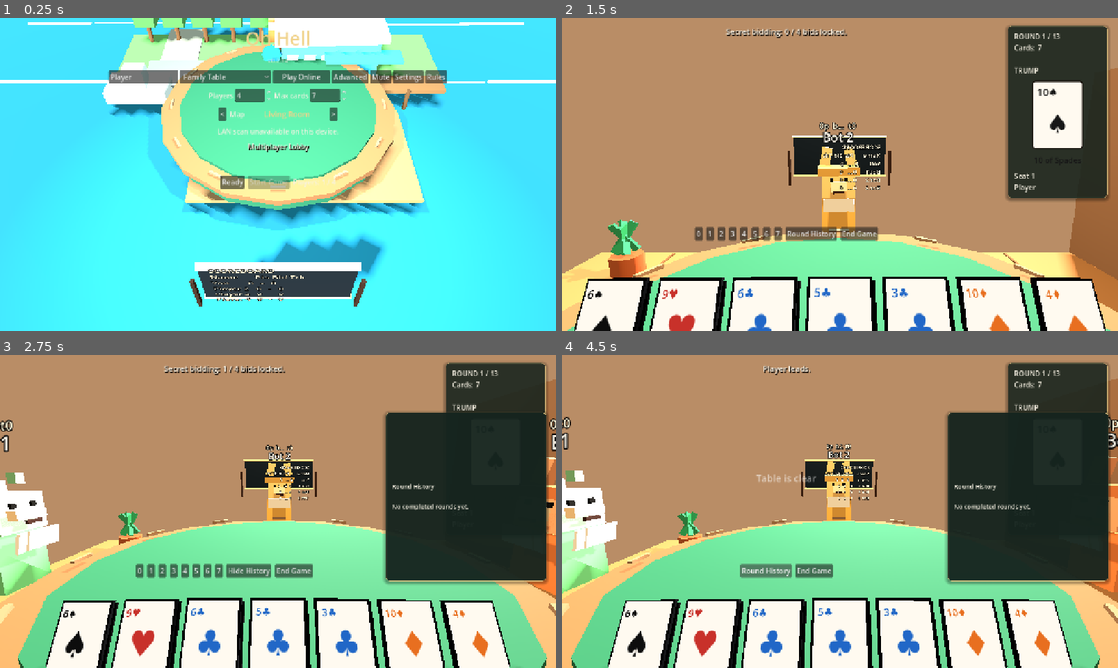
Above: before the commit, frames 1-4 (two rows, left to right).
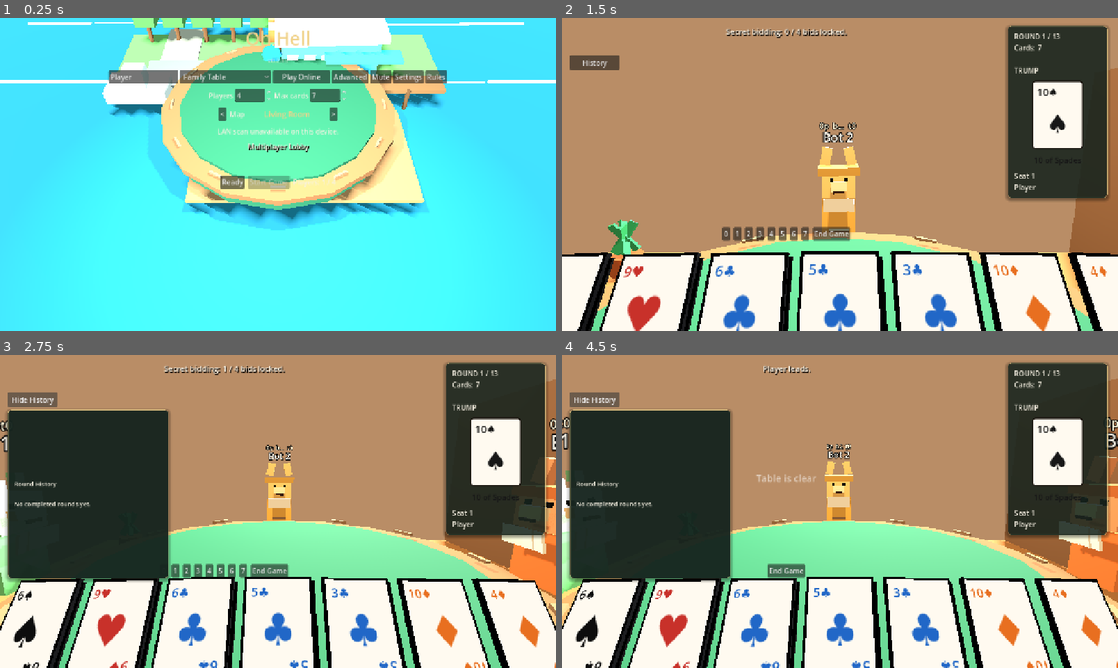
Above: after the commit, the same moments.

Repository: JordanOakFox/oh-hell-godot
Game: Godot game, scene res://scenes/main.tscn
Same seed, same stepped clock (60 frames per second), same inputs: the game is played once before the commit and once after it.
Inputs:
- Up to frame 1 (0.25 s): no input
- Up to frame 2 (1.5 s): click "Ready" at 0.5 s; click "Start Game" at 1.25 s
- Up to frame 3 (2.75 s): click "Round History" (after the commit: "History") at 2 s
- Up to frame 4 (4.5 s): click "Hide History" at 2.75 s; click "0" at 3.5 s; click "Round History" (after the commit: "History") at 4.25 s

The runs differ from the first frame. In frame 1, 5.1% of the frame differs, in the area x 34-70%, y 13-93%; in frame 2, 21%; in frame 3, 49%; in frame 4, 49%, in the area x 0-100%, y 12-100%.

Commit message:
Add tab scoreboard and turn indicator

Diff:
--- a/scripts/main.gd
+++ b/scripts/main.gd
@@ -1,7 +1,7 @@
 extends Control
 
 const STARTING_NAMES := ["Player 1", "Player 2", "Player 3", "Player 4"]
-const GAME_VERSION := "0.2.14"
+const GAME_VERSION := "0.2.15"
 const ANIMAL_IDS := ["bunny", "lizard", "lion", "tiger", "bear", "fox", "dog", "cat"]
 const BOT_PERSONALITY_IDS := ["casual", "smart", "ruthless"]
 const BOT_PERSONALITY_NAMES := {
@@ -79,6 +79,7 @@
 var settings_visible := false
 var rules_visible := false
 var round_history_visible := false
+var scoreboard_visible := false
 var last_sound_serial := 0
 
 var title_label: Label
@@ -102,6 +103,7 @@
 var animal_picker: OptionButton
 var bot_personality_picker: OptionButton
 var rules_panel: PanelContainer
+var history_button: Button
 var round_history_panel: PanelContainer
 var round_history_label: Label
 var settings_row: HBoxContainer
@@ -154,6 +156,9 @@
 	if event is InputEventKey and event.pressed and not event.echo and event.keycode == KEY_I:
 		_request_hidden_emote()
 		return
+	if event is InputEventKey and event.pressed and not event.echo and event.keycode == KEY_TAB:
+		_toggle_scoreboard()
+		return
 	if view_state.is_empty() or view_state.get("phase", "") != "playing":
 		_set_3d_card_hover(-1)
 		return
@@ -407,11 +412,11 @@
 	rules_margin.add_child(rules_text)
 
 	round_history_panel = PanelContainer.new()
-	round_history_panel.set_anchors_preset(Control.PRESET_TOP_RIGHT)
-	round_history_panel.offset_left = -392
-	round_history_panel.offset_top = 132
-	round_history_panel.offset_right = -22
-	round_history_panel.offset_bottom = 520
+	round_history_panel.set_anchors_preset(Control.PRESET_TOP_LEFT)
+	round_history_panel.offset_left = 18
+	round_history_panel.offset_top = 126
+	round_history_panel.offset_right = 388
+	round_history_panel.offset_bottom = 514
 	round_history_panel.visible = false
 	round_history_panel.add_theme_stylebox_override("panel", _panel_style(Color("#16251ff0"), Color("#f0d28a66"), 8, 1))
 	add_child(round_history_panel)
@@ -428,6 +433,17 @@
 	round_history_label.add_theme_font_size_override("font_size", 14)
 	round_history_label.add_theme_color_override("font_color", Color("#f7f1e3"))
 	round_history_margin.add_child(round_history_label)
+
+	history_button = Button.new()
+	history_button.set_anchors_preset(Control.PRESET_TOP_LEFT)
+	history_button.offset_left = 18
+	history_button.offset_top = 86
+	history_button.offset_right = 132
+	history_button.offset_bottom = 120
+	history_button.text = "History"
+	history_button.visible = false
+	history_button.pressed.connect(_toggle_round_history)
+	add_child(history_button)
 
 	settings_row = HBoxContainer.new()
 	settings_row.alignment = BoxContainer.ALIGNMENT_CENTER
@@ -501,13 +517,16 @@
 	root.add_child(play_row)
 
 	player_hud_panel = PanelContainer.new()
-	player_hud_panel.set_anchors_preset(Control.PRESET_TOP_LEFT)
-	player_hud_panel.offset_left = 18
-	player_hud_panel.offset_top = 118
-	player_hud_panel.offset_right = 342
-	player_hud_panel.offset_bottom = 462
+	player_hud_panel.anchor_left = 0.5
+	player_hud_panel.anchor_top = 0.5
+	player_hud_panel.anchor_right = 0.5
+	player_hud_panel.anchor_bottom = 0.5
+	player_hud_panel.offset_left = -260
+	player_hud_panel.offset_top = -218
+	player_hud_panel.offset_right = 260
+	player_hud_panel.offset_bottom = 218
 	player_hud_panel.mouse_filter = Control.MOUSE_FILTER_IGNORE
-	player_hud_panel.add_theme_stylebox_override("panel", _panel_style(Color("#111a20eb"), Color("#f0d28aaa"), 8, 2))
+	player_hud_panel.add_theme_stylebox_override("panel", _panel_style(Color("#101820f2"), Color("#f0d28acc"), 8, 2))
 	player_hud_panel.visible = false
 	add_child(player_hud_panel)
 
@@ -520,7 +539,7 @@
 
 	left_stats_label = Label.new()
 	left_stats_label.autowrap_mode = TextServer.AUTOWRAP_WORD_SMART
-	left_stats_label.add_theme_font_size_override("font_size", 13)
+	left_stats_label.add_theme_font_size_override("font_size", 16)
 	left_stats_label.add_theme_color_override("font_color", Color("#f7f1e3"))
 	left_stats_label.add_theme_color_override("font_shadow_color", Color("#050807"))
 	left_stats_label.add_theme_constant_override("shadow_offset_x", 1)
@@ -1052,6 +1071,7 @@
 	if map_name_label:
 		map_name_label.text = _selected_map_name()
 	var active_game: bool = view_state.get("phase", "") in ["bidding", "playing", "trick_end", "round_end"]
+	var overlay_phase: bool = view_state.get("phase", "") in ["bidding", "playing", "trick_end", "round_end", "game_end"]
 	if title_label:
 		title_label.visible = view_state.get("phase", "") in ["connecting", "lobby", "game_end"]
 	if version_label:
@@ -1072,7 +1092,11 @@
 		table_view_3d.set_player_hand(local_hand)
 		if table_view_3d.has_method("set_emote_event"):
 			table_view_3d.set_emote_event(view_state.get("emote_event", {}))
-	_update_music()
+		_update_music()
+	if history_button:
+		history_button.visible = overlay_phase
+		history_button.text = "Hide History" if round_history_visible else "History"
+	_sync_scoreboard_visibility()
 	_sync_round_history_visibility()
 	if fireworks_overlay:
 		fireworks_overlay.set_celebrating(view_state.get("phase", "") == "game_end")
@@ -1083,6 +1107,8 @@
 		player_hud_panel.visible = false
 		right_info_frame.visible = false
 		round_history_visible = false
+		scoreboard_visible = false
+		_sync_scoreboard_visibility()
 		_sync_round_history_visibility()
 		left_stats_label.text = ""
 		right_info_label.text = ""
@@ -1097,6 +1123,8 @@
 		player_hud_panel.visible = false
 		right_info_frame.visible = false
 		round_history_visible = false
+		scoreboard_visible = false
+		_sync_scoreboard_visibility()
 		_sync_round_history_visibility()
 		left_stats_label.text = ""
 		right_info_label.text = ""
@@ -1113,7 +1141,7 @@
 
 	trick_box.visible = true
 	hand_box.visible = true
-	player_hud_panel.visible = false
+	_sync_scoreboard_visibility()
 	right_info_frame.visible = true
 	table_label.add_theme_font_size_override("font_size", 18)
 	var round_size: int = view_state["sequence"][view_state["round_index"]]
@@ -1127,7 +1155,8 @@
 		view_state["names"][my_seat],
 	]
 	_render_trump_symbol()
-	left_stats_label.text = ""
+	if player_hud_panel.visible:
+		left_stats_label.text = _scoreboard_text()
 	table_label.text = view_state["message"]
 
 	_render_trick()
@@ -1322,12 +1351,6 @@
 		waiting.add_theme_color_override("font_color", Color("#f7f1e3"))
 		action_box.add_child(waiting)
 
-	if view_state.get("phase", "") in ["bidding", "playing", "trick_end", "round_end", "game_end"]:
-		var history_button := Button.new()
-		history_button.text = "Hide History" if round_history_visible else "Round History"
-		history_button.pressed.connect(_toggle_round_history)
-		action_box.add_child(history_button)
-
 	if _can_request_end_game():
 		var end_button := Button.new()
 		end_button.text = "End Game"
@@ -1360,7 +1383,7 @@
 		table_view_3d.set_hovered_hand_index(index)
 
 func _mouse_over_command_ui(position: Vector2) -> bool:
-	for control in [action_box, name_input, online_lobby_picker, advance …(189 unchanged characters)…
+	for control in [action_box, history_button, player_hud_panel, round_history_panel, name_input, online_lobby_picker, advance …(189 unchanged characters)…
 		if control and control.visible:
 			var rect := Rect2(control.global_position, control.size)
 			if rect.has_point(position):
@@ -1501,12 +1524,33 @@
 	_sync_round_history_visibility()
 	_play_sfx("click")
 
+func _toggle_scoreboard() -> void:
+	var phase := str(view_state.get("phase", ""))
+	if not (phase in ["bidding", "playing", "trick_end", "round_end"]):
+		return
+	scoreboard_visible = not scoreboard_visible
+	_sync_scoreboard_visibility()
+	_play_sfx("click")
+
+func _sync_scoreboard_visibility() -> void:
+	if not player_hud_panel:
+		return
+	var phase := str(view_state.get("phase", ""))
+	var can_show := phase in ["bidding", "playing", "trick_end", "round_end"]
+	player_hud_panel.visible = scoreboard_visible and can_show
+	if player_hud_panel.visible and left_stats_label:
+		left_stats_label.text = _scoreboard_text()
+	elif left_stats_label:
+		left_stats_label.text = ""
+
 func _sync_round_history_visibility() -> void:
 	if not round_history_panel:
 		return
 	var phase := str(view_state.get("phase", ""))
 	var can_show := phase in ["bidding", "playing", "trick_end", "round_end", "game_end"]
 	round_history_panel.visible = round_history_visible and can_show
+	if history_button:
+		history_button.text = "Hide History" if round_history_visible else "History"
 	if round_history_panel.visible and round_history_label:
 		round_history_label.text = _round_history_text()
 
--- a/scripts/table_view_3d.gd
+++ b/scripts/table_view_3d.gd
@@ -41,7 +41,6 @@
 var trick_root: Node3D
 var hand_root: Node3D
 var flag_root: Node3D
-var scoreboard_root: Node3D
 var seats: Array = []
 var seat_base_positions: Array = []
 var seat_base_rotations: Array = []
@@ -111,7 +110,7 @@
 		if event.relative.length() > 220.0:
 			return
 		look_yaw = clampf(look_yaw - event.relative.x * 0.022, -56.0, 56.0)
-		look_pitch = clampf(look_pitch - event.relative.y * 0.018, -28.0, 26.0)
+		look_pitch = clampf(look_pitch - event.relative.y * 0.018, -18.0, 26.0)
 
 func set_table_state(table_state: Dictionary, my_seat: int) -> void:
 	if not is_inside_tree() or table_state.is_empty():
@@ -132,7 +131,6 @@
 		Input.mouse_mode = Input.MOUSE_MODE_VISIBLE
 	_update_seats(table_state, my_seat)
 	_update_trick(table_state)
-	_update_scoreboards(table_state, my_seat)
 
 func set_player_hand(hand: Array) -> void:
 	var signature := _hand_signature(hand)
@@ -556,53 +554,6 @@
 		tick.position = Vector3(cos(angle) * 2.24, 0.59, sin(angle) * 2.24)
 		tick.rotation_degrees.y = -rad_to_deg(angle)
 		ship_root.add_child(tick)
-	_build_scoreboards()
-
-func _build_scoreboards() -> void:
-	scoreboard_root = Node3D.new()
-	scoreboard_root.name = "Scoreboards"
-	ship_root.add_child(scoreboard_root)
-	_make_scoreboard(Vector3(0, 1.32, -4.35), 180.0, "NorthScoreboard")
-	_make_scoreboard(Vector3(0, 1.32, 4.35), 0.0, "SouthScoreboard")
-
-func _make_scoreboard(position: Vector3, yaw_degrees: float, node_name: String) -> void:
-	var root := Node3D.new()
-	root.name = node_name
-	root.position = position
-	root.rotation_degrees.y = yaw_degrees
-	scoreboard_root.add_child(root)
-
-	var post_left := _box(Vector3(0.05, 0.72, 0.05), Color("#2a1a12"))
-	post_left.position = Vector3(-1.04, -0.18, 0.035)
-	root.add_child(post_left)
-	var post_right := _box(Vector3(0.05, 0.72, 0.05), Color("#2a1a12"))
-	post_right.position = Vector3(1.04, -0.18, 0.035)
-	root.add_child(post_right)
-
-	var panel := _box(Vector3(1.86, 0.74, 0.07), Color("#10161b"))
-	panel.position = Vector3(0, 0.08, 0)
-	root.add_child(panel)
-	var trim_top := _box(Vector3(1.92, 0.04, 0.09), Color("#f0d28a"))
-	trim_top.position = Vector3(0, 0.475, -0.005)
-	root.add_child(trim_top)
-	var trim_bottom := _box(Vector3(1.92, 0.04, 0.09), Color("#f0d28a"))
-	trim_bottom.position = Vector3(0, -0.315, -0.005)
-	root.add_child(trim_bottom)
-
-	var label := Label3D.new()
-	label.name = "Text"
-	label.text = "Scoreboard"
-	label.font_size = 24
-	label.pixel_size = 0.005
-	label.modulate = Color("#fff6d8")
-	label.outline_size = 5
-	label.outline_modulate = Color("#000000")
-	label.horizontal_alignment = HORIZONTAL_ALIGNMENT_LEFT
-	label.vertical_alignment = VERTICAL_ALIGNMENT_TOP
-	label.no_depth_test = true
-	label.position = Vector3(-0.84, 0.36, -0.05)
-	root.add_child(label)
-
 func _build_jolly_roger() -> void:
 	for i in range(5):
 		var strip := _box(Vector3(0.18, 0.5, 0.035), Color("#151515"))
@@ -739,6 +690,20 @@
 	active_marker.position = Vector3(0, 0.02, 0)
 	active_marker.visible = false
 	root.add_child(active_marker)
+
+	var turn_indicator := Label3D.new()
+	turn_indicator.name = "TurnIndicator"
+	turn_indicator.text = "TURN"
+	turn_indicator.font_size = 26
+	turn_indicator.pixel_size = 0.006
+	turn_indicator.modulate = Color("#ffe18f")
+	turn_indicator.outline_size = 8
+	turn_indicator.outline_modulate = Color("#000000")
+	turn_indicator.billboard = BaseMaterial3D.BILLBOARD_ENABLED
+	turn_indicator.no_depth_test = true
+	turn_indicator.position = Vector3(0, 1.95, 0)
+	turn_indicator.visible = false
+	root.add_child(turn_indicator)
 
 	var emote_anchor := Node3D.new()
 	emote_anchor.name = "Emote"
@@ -825,6 +790,9 @@
 		var active := avatar.get_node_or_null("Active") as Node3D
 		if active:
 			active.visible = seat == current_active
+		var turn_indicator := avatar.get_node_or_null("TurnIndicator") as Label3D
+		if turn_indicator:
+			turn_indicator.visible = seat == current_active
 		avatar.visible = seat >= connected.size() or bool(connected[seat])
 		var mood := "neutral"
 		if phase in ["round_end", "game_end"] and seat < bids.size() and seat < tricks.size() and bids[seat] != null:
@@ -847,42 +815,6 @@
 	elif seat < bids.size() and bids[seat] != null:
 		bid_text = str(bids[seat])
 	return "%dp  b%s  t%d" % [points, bid_text, trick_count]
-
-func _update_scoreboards(table_state: Dictionary, my_seat: int) -> void:
-	if not scoreboard_root:
-		return
-	var text := _scoreboard_3d_text(table_state, my_seat)
-	for board in scoreboard_root.get_children():
-		var label := board.get_node_or_null("Text") as Label3D
-		if label:
-			label.text = text
-
-func _scoreboard_3d_text(table_state: Dictionary, my_seat: int) -> String:
-	var names: Array = table_state.get("names", [])
-	var scores: Array = table_state.get("scores", [])
-	var bids: Array = table_state.get("bids", [])
-	var submitted: Array = table_state.get("bid_submitted", [])
-	var tricks: Array = table_state.get("tricks_won", [])
-	var active := int(table_state.get("active_player", -1))
-	var phase := str(table_state.get("phase", ""))
-	var lines := ["SCOREBOARD", "Name       Pts Bid Trk"]
-	for seat in range(min(names.size(), 10)):
-		var name := "You" if seat == my_seat else str(names[seat])
-		if name.length() > 8:
-			name = name.substr(0, 7) + "."
-		var points := int(scores[seat]) if seat < scores.size() else 0
-		var trick_count := int(tricks[seat]) if seat < tricks.size() else 0
-		var bid_text := _scoreboard_bid_text(seat, bids, submitted, phase)
-		var marker := ">" if seat == active else " "
-		lines.append("%s %-8s %3d %3s %3d" % [marker, name, points, bid_text, trick_count])
-	return "\n".join(lines)
-
-func _scoreboard_bid_text(seat: int, bids: Array, submitted: Array, phase: String) -> String:
-	if phase == "bidding":
-		return "in" if seat < submitted.size() and bool(submitted[seat]) else "..."
-	if seat < bids.size() and bids[seat] != null:
-		return str(bids[seat])
-	return "-"
 
 func _update_trick_pile(pile: Node3D, trick_count: int) -> void:
 	for child in pile.get_children():
@@ -1038,6 +970,15 @@
 		avatar.rotation.y = seat_base_rotations[seat]
 		avatar.rotation_degrees.x = lean
 		avatar.rotation_degrees.z = sin(time * 1.7 + float(seat)) * (1.8 if seat == current_active else 0.8)
+		var active := avatar.get_node_or_null("Active") as Node3D
+		if active and active.visible:
+			var pulse := 1.0 + absf(sin(time * 5.8)) * 0.28
+			active.scale = Vector3(pulse, 1.0, pulse)
+		var turn_indicator := avatar.get_node_or_null("TurnIndicator") as Label3D
+		if turn_indicator and turn_indicator.visible:
+			var flash := 0.58 + absf(sin(time * 6.4)) * 0.42
+			turn_indicator.modulate = Color(1.0, 0.86, 0.28, flash)
+			turn_indicator.scale = Vector3.ONE * (1.0 + absf(sin(time * 6.4)) * 0.12)
 	_animate_player_hand()
 
 func _animate_player_hand() -> void:
@@ -1065,11 +1006,11 @@
 	card.scale = Vector3.ONE * base_scale * (1.08 if hovered else 1.0)
 	card.position = Vector3(
 		offset * spread,
-		-0.69 + lift - absf(offset) * 0.006 + sin(time * 2.0 + float(index)) * 0.002,
-		-1.34 - absf(offset) * 0.008 - (0.04 if hovered else 0.0)
+		-0.5 + lift - absf(offset) * 0.006 + sin(time * 2.0 + float(index)) * 0.002,
+		-1.08 - absf(offset) * 0.008 - (0.04 if hovered else 0.0)
 	)
 	card.rotation_degrees = Vector3(
-		68.0 + absf(offset) * 0.45 + sin(time * 1.5 + float(index)) * 0.25,
+		62.0 + absf(offset) * 0.45 + sin(time * 1.5 + float(index)) * 0.25,
 		-offset * 0.25,
 		-fan_turn
 	)
Not shown, changed: export_presets.cfg
Not shown, changed: README.md
